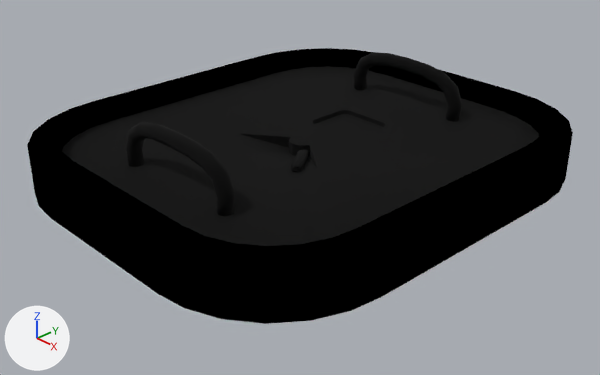
The Blender file Models/NearFutureProps/NF_HTCH_EVA_Basic.blend as it was, and as the next commit left it.
Both versions are drawn from a 50 mm camera at (0.698, -0.666, 0.395) aimed at (0.014, -0.023, -0.068). Every picture has the same lights, and +X, +Y and +Z are marked at lower left.

Names of what the first picture shows: 'door', 'frame', 'handle'.
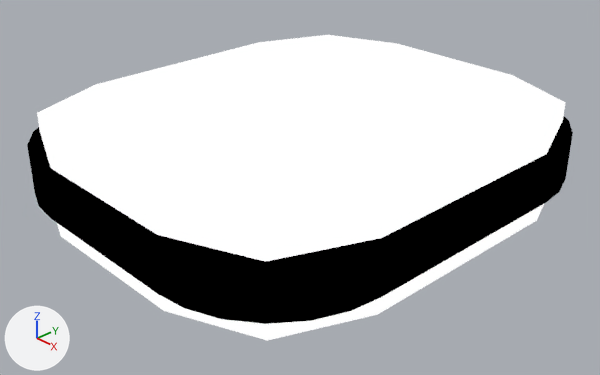
Pixel boxes (x1, y1, x2, y2) of what changed, in the pictures (600 x 375 px):
'cutout', added
    after: (37, 35, 566, 341)
'door', hidden (black)
    before: (62, 52, 539, 246)
'handle', hidden
    before: (291, 150, 309, 172)

Edits to the bpy script that builds the scene:
```text
Add mat_material:
    mat_material = bpy.data.materials.new('Material')
    # nodes: Emission, Group, LightPath, MixShader, OutputMaterial
    # colours: white #ffffff
Add me_cube_003:
    me_cube_003.from_pydata(...)  # 24 vertices, 14 faces; spans x -0.253..0.253, y -0.292..0.292, z -0.082..0.029
    me_cube_003.materials.append(mat_material)
Change ob_door:
    add ob_door.hide_set(True)
Change ob_handle:
    add ob_handle.hide_set(True)
Add ob_cutout:
    ob_cutout = bpy.data.objects.new('cutout', me_cube_003)
    ob_cutout.parent = ob_nf_htch_eva_basic
    ob_cutout.location = (0.0, 0.0, 0.0)
```
